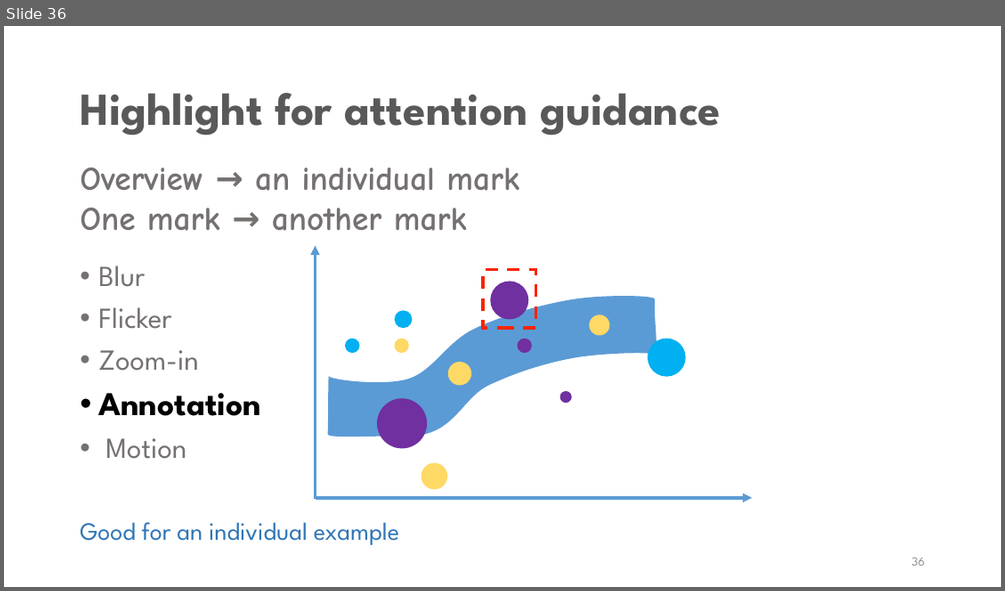
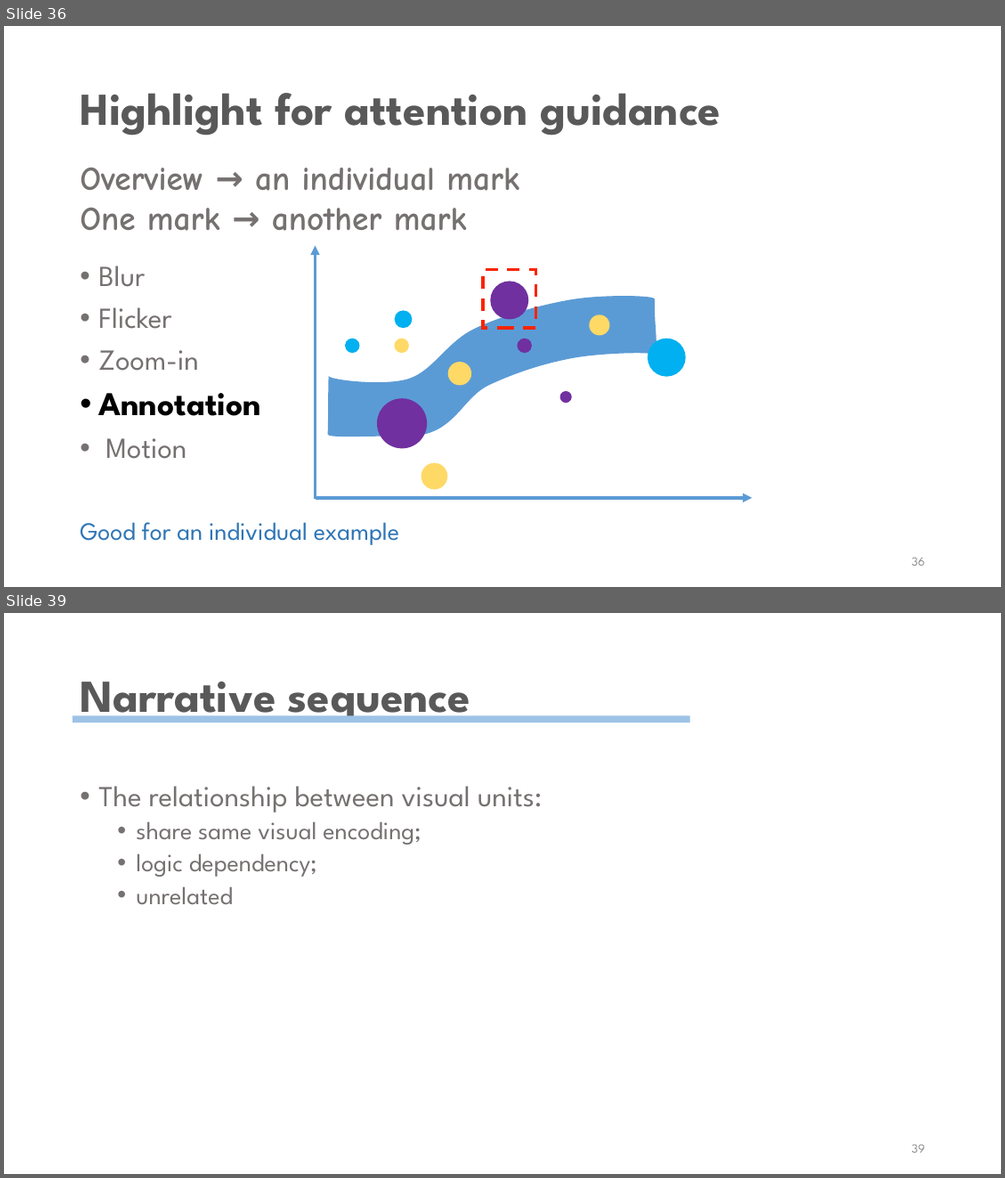
Before and after one commit to wangqianwen0418/decompose-vis, a slide deck: Narvis.pptx. Shown one above the other, each under a label of ours: slide 36 before the commit, slides 36 and 39 after it; the slides between them are not shown. The pictures are 1005x591 and 1005x1178 pixels, drawn with LibreOffice and Linux fonts; fonts in the diff are those of the drawing. Boxes give left, top, right and bottom in pixels: in the first picture for what was removed or moved away, otherwise in the second. Text is boxed around its words. In the diff, an @@ line names an element or a change of style, - is before the commit and + after.

```diff
--- a/Narvis.pptx
+++ b/Narvis.pptx
@@ slide 39 added at (x1=4, y1=613, x2=1001, y2=1174), background #FFFFFF @@
@@ title added at (x1=80, y1=682, x2=471, y2=722), 44 pt, text #595959, bold @@
+Narrative sequence
@@ rectangle added at (x1=73, y1=715, x2=690, y2=722), fill #9DC3E6 @@
@@ text added at (x1=98, y1=786, x2=542, y2=905), 24 pt, text #767171 @@
+• The relationship between visual units:
+  • share same visual encoding;
+  • logic dependency;
+  • unrelated
@@ page number added at (x1=912, y1=1143, x2=925, y2=1152), 12 pt, text #8C8C8C @@
+39
```
Also in this commit, not shown: 3 slides changed, 14 other files.
